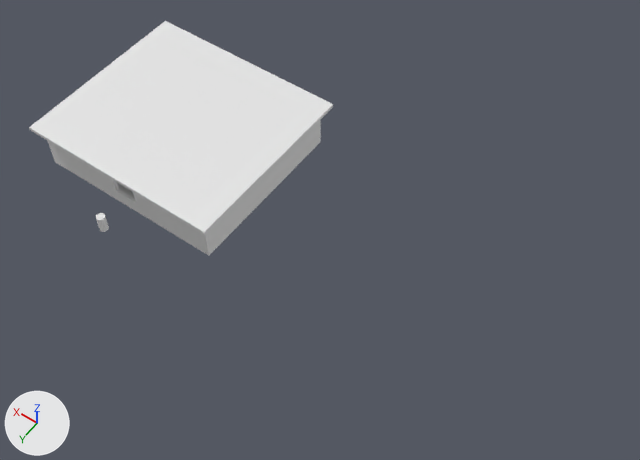
A saved change to the glTF model assets/living_room.glb.
The view is the same before and after, from a camera (50 mm lens) standing at (-105.5, 96.0, 144.0) and looking at (-38.9, 2.9, -2.4). The lights are fixed; the arrows at lower left show +X, +Y and +Z. Where no turn or scale is listed for an object, it has been applied to the vertices.
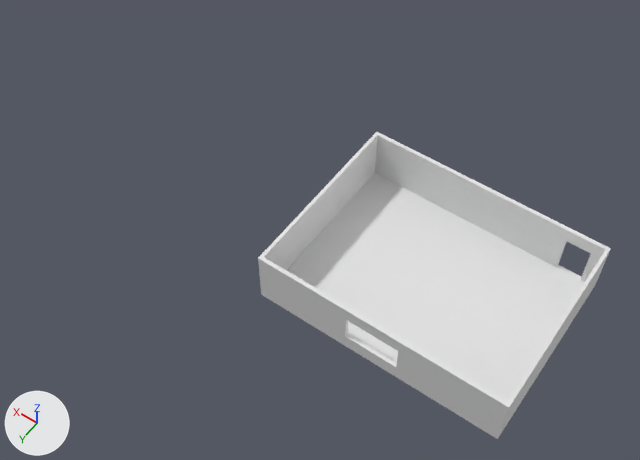
Edits to the bpy script that builds the scene:
```text
Add me_cube_004:
    me_cube_004.from_pydata(...)  # 35 vertices, 74 faces; spans x -27.1..27.1, y -20.8..20.8, z -6.1..6.1
Remove ob_cube:
    ob_cube = bpy.data.objects.new('Cube', me_cube)
    ob_cube.location = (0.0, 0.0, 0.0)
Remove ob_cylinder:
    ob_cylinder = bpy.data.objects.new('Cylinder', me_cylinder)
    ob_cylinder.location = (0.0, 27.6, -3.1)
Change ob_cube_001:
    ob_cube_001.location: (0.0, 0.0, 5.8) -> (-64.2, 0.0, -6.3)
    ob_cube_001.scale: (24.7, 22.0, 0.415) -> (27.1, 20.8, 0.222)
Add ob_cube_002:
    ob_cube_002 = bpy.data.objects.new('Cube.002', me_cube_004)
    ob_cube_002.location = (-64.2, 0.0, 0.0)
```

Location of each change, [x1, y1, x2, y2] in pixels of the pictures (640 x 460 px):
'Cube.001', moved, rescaled (10% wider, 24% taller)
    before: [29, 21, 333, 235]
    after: [261, 173, 596, 439]
'Cube.002', added
    after: [258, 132, 611, 438]
'Cube', deleted
    before: [48, 120, 321, 256]
'Cylinder', deleted
    before: [96, 213, 109, 232]
